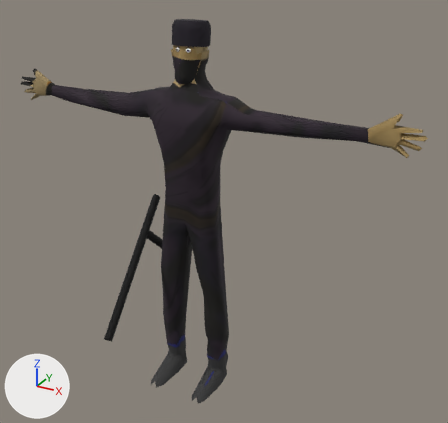
A saved change to the FBX model VoodooGoat/Assets/Data/3D Graphics/Policeman/Policeman.FBX.
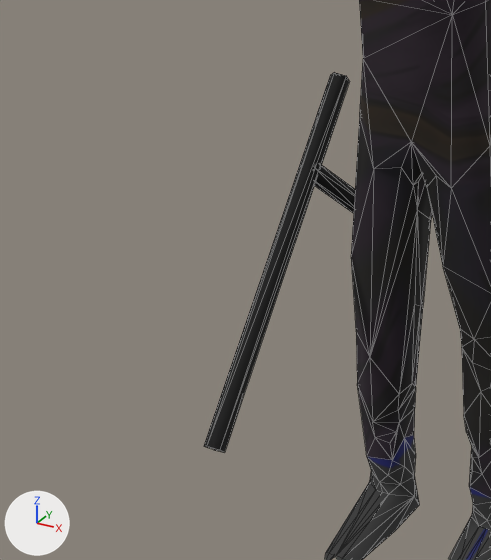
The first picture shows the older version from a camera (50 mm lens) standing at (1.56, -2.42, 2.37) and looking at (0.17, 0.12, 1.1). The close-ups show both versions on the part from 6% to 48% of the width and 39% to 91% of the height of that picture; other places that the commit changed are outside them. The lights are fixed; the arrows at lower left show +X, +Y and +Z. The close-ups show mesh edges as thin lines. Where no turn or scale is listed for an object, it has been applied to the vertices.

In view in the first close-up: 'Cylinder001', 'HumanBody'.
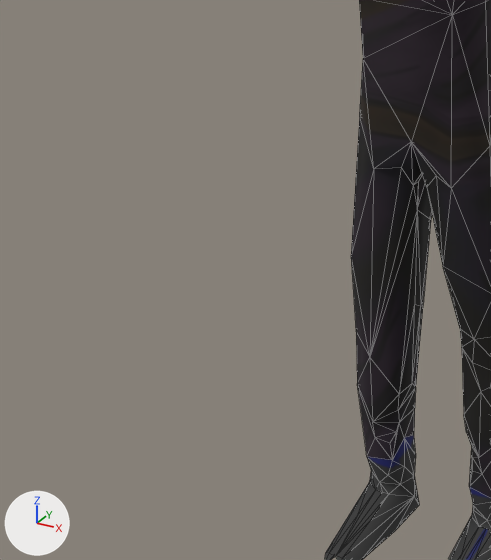
What differs and where, as boxes [x1, y1, x2, y2] in the close-ups (491 x 560 px):
'Cylinder001', deleted (black)
    before: [204, 72, 355, 452]

The edits, one by one:
Object 'Cylinder001' (ob_cylinder001) is deleted.
